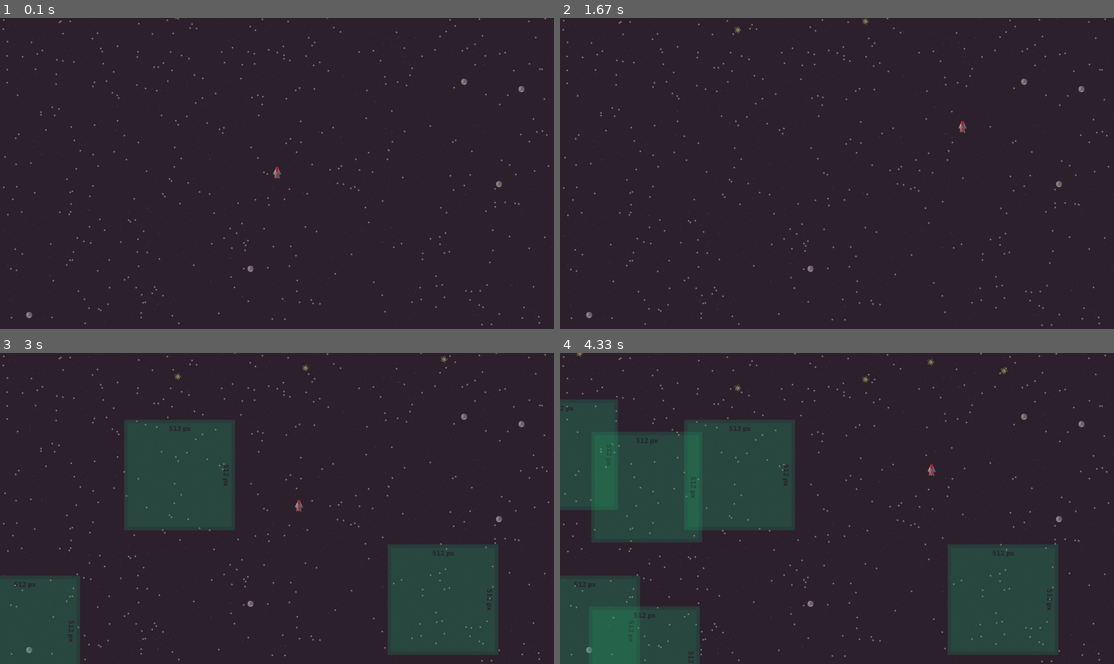
Above: before the commit, frames 1-4 (two rows, left to right).
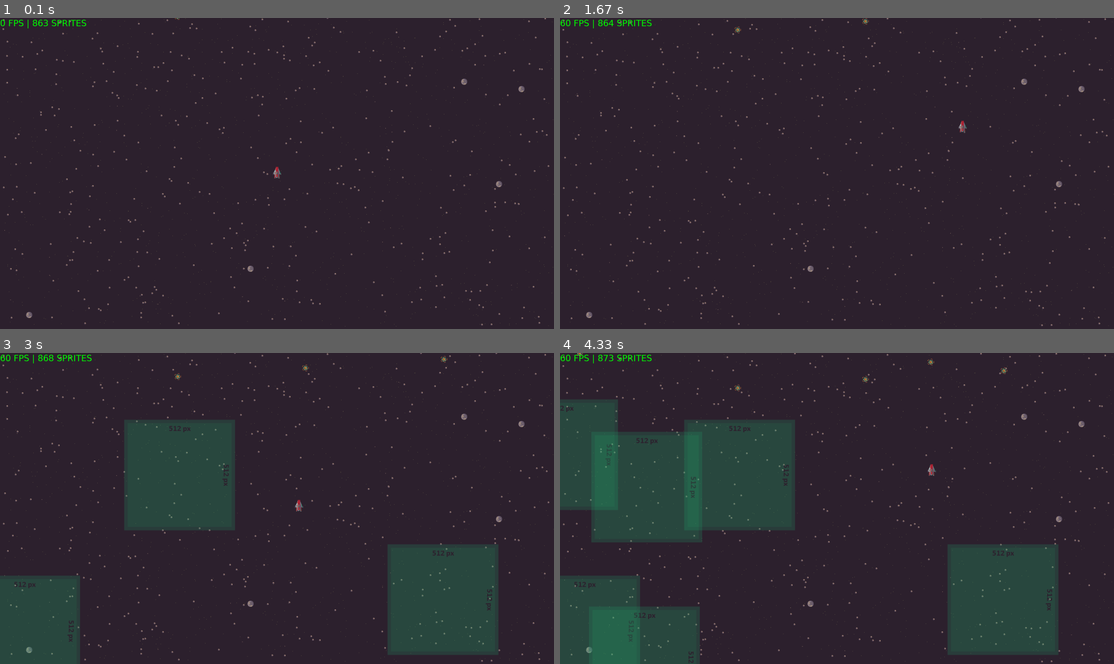
Above: after the commit, the same moments.

Repository: IAProg/pygame-SDL2-demo
Game: pygame game, started from cpu-main.py
Same seed, same stepped clock (60 frames per second), same inputs: the game is played once before the commit and once after it.
Inputs:
- Up to frame 1 (0.1 s): no input
- Up to frame 2 (1.67 s): hold D 0.33-0.8 s; hold W 0.83-1.13 s; hold D 1.17-1.63 s
- Up to frame 3 (3 s): hold A 1.67-2.2 s; tap B at 1.82 s; hold S 2.23-2.53 s; hold A 2.57-2.97 s
- Up to frame 4 (4.33 s): hold W 3-3.37 s; tap B at 3.15 s; hold D 3.4-4.03 s; hold S from 4.07 s (still down)

The runs differ from the first frame. In frame 1, 0.2% of the frame differs, in the area x 0-16%, y 0-4%; in frame 2, 0.2%; in frame 3, 0.2%, in the area x 0-17%, y 0-4%; in frame 4, 0.2%.

Commit message:
added fps/sprite counter to cpu

Diff:
--- a/cpu-main.py
+++ b/cpu-main.py
@@ -18,6 +18,8 @@
 		self.dt = 0
 
 		tm.load()
+
+		self.font = pygame.font.SysFont('Verdana', FONT_SIZE)
 
 		self.background = Background()
 		self.lagInducer = LagInducer()
@@ -83,6 +85,7 @@
 		self.mineGroup.draw(self.surface)
 		self.bulletGroup.draw(self.surface)
 		self.player.draw(self.surface)
+		self.draw_fps()
 
 		pygame.display.flip()
 
@@ -93,7 +96,19 @@
 			self.eventHandle()
 			self.update(dt)
 			self.draw()
-			print(Game.clock.get_fps())
+
+	def draw_fps(self):
+		spriteCount = sum ((
+			len(self.background.sprites()),
+			len(self.lagInducer.sprites()),
+			len(self.bulletGroup.sprites()),
+			len(self.mineGroup.sprites()),
+			len(self.background.sprites())
+		))
+		fps = f'{Game.clock.get_fps() :.0f} FPS | {spriteCount} SPRITES'
+		tex = self.font.render(fps, False, "green")
+		self.surface.blit(tex, (0,0))
+
 
 if __name__ == "__main__":
 	game = Game()
--- a/entities.py
+++ b/entities.py
@@ -13,7 +13,6 @@
 		newSprite.image = tm.fetch("512px")
 		newSprite.rect = newSprite.image.get_rect()
 		newSprite.rect.center = randint(0, SCR_W), randint(0, SCR_H)
-
 
 
 class Background(pg.sprite.Group):
